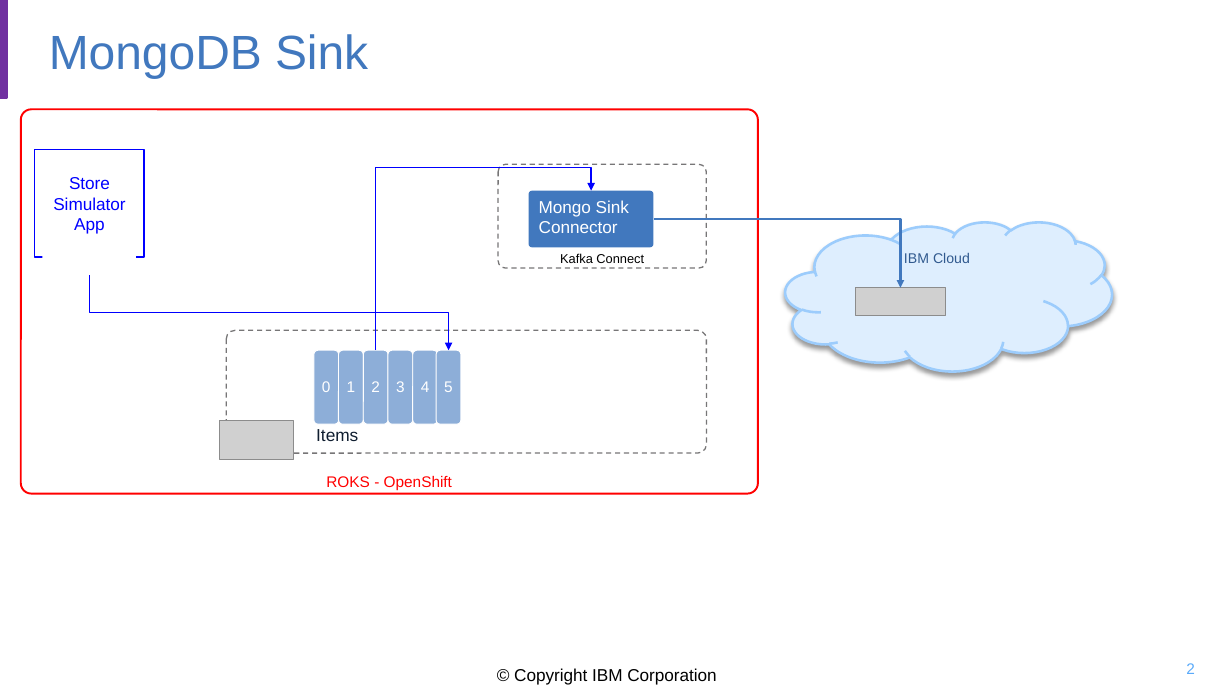
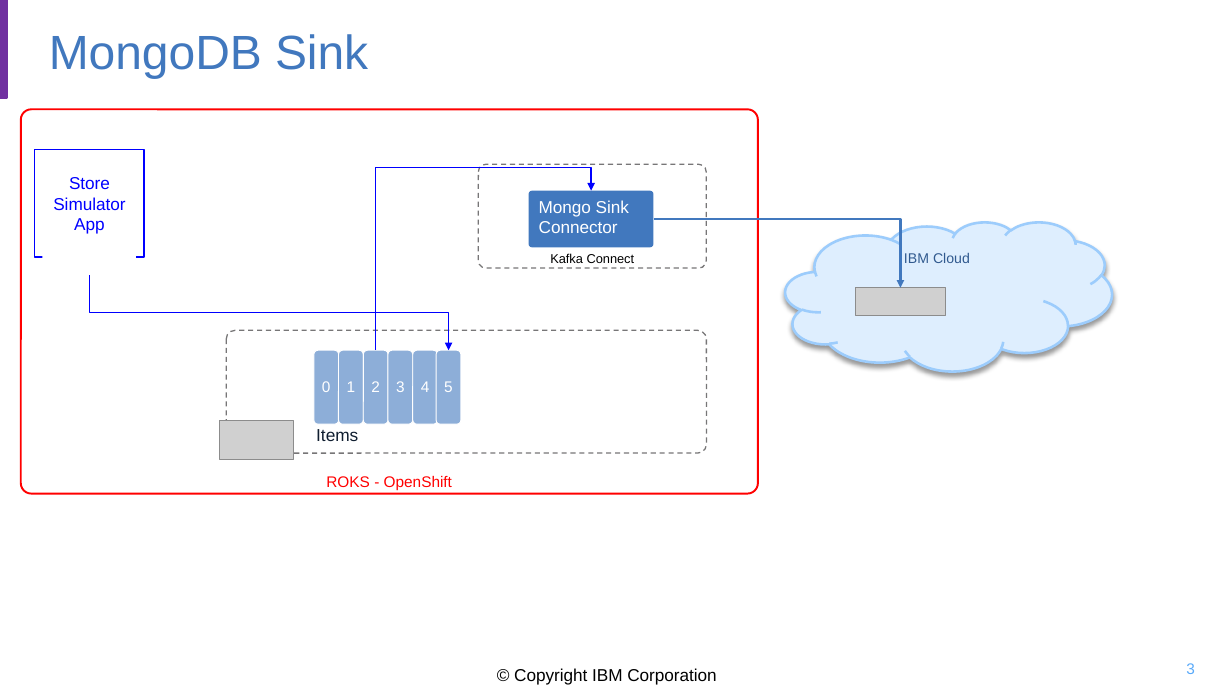
Before and after one commit to jbcodeforce/eda-lab-mongodb, a slide deck: slide 3 of docs/Diagrams.pptx (slide 2 before the commit). Drawn at 1232x693 pixels with LibreOffice and Linux fonts; fonts in the diff are those of the drawing; grey boxes stand for pictures; background and template pictures are left out. Boxes give left, top, right and bottom in pixels: in the first picture for what was removed or moved away, otherwise in the second. Text is boxed around its words. In the diff, an @@ line names an element or a change of style, - is before the commit and + after.

```diff
--- a/docs/Diagrams.pptx
+++ b/docs/Diagrams.pptx
@@ rounded rectangle "Kafka Connect": place and size @@
-rounded rectangle "Kafka Connect" at [498, 165, 706, 268]
+rounded rectangle "Kafka Connect" at [479, 165, 707, 268]
@@ page number at [1186, 663, 1195, 674]: text changed @@
-2
+3
```
Also in this commit, not shown: 2 slides added, 3 other files.
